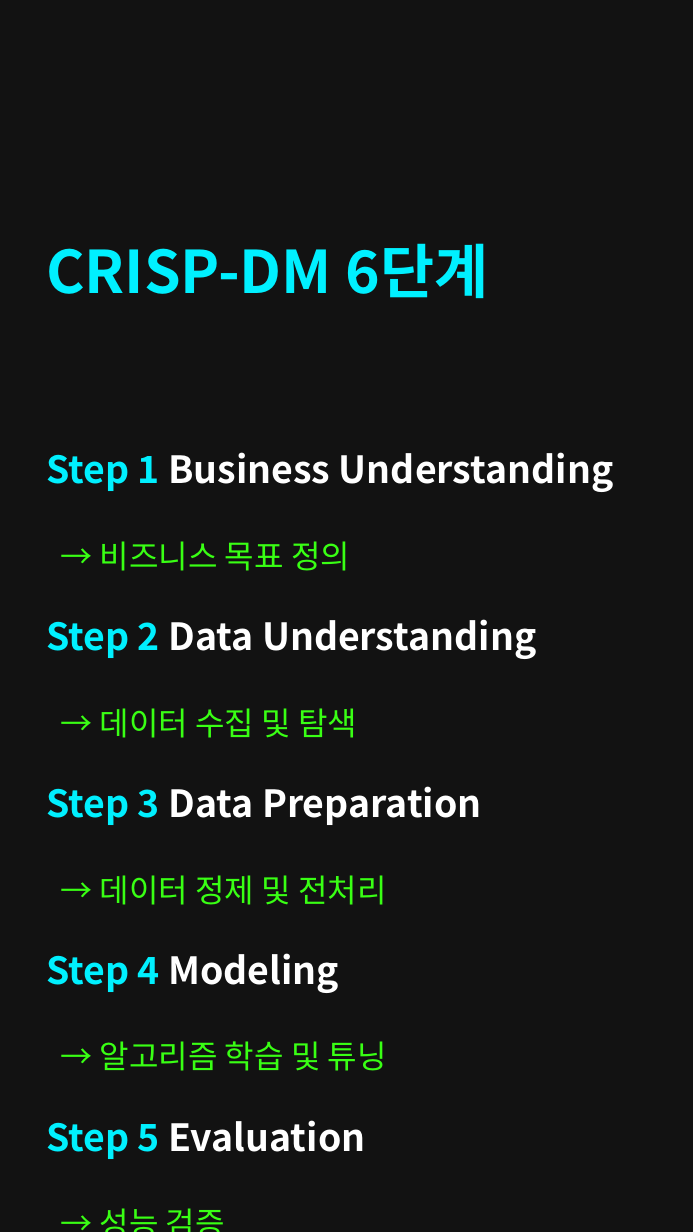
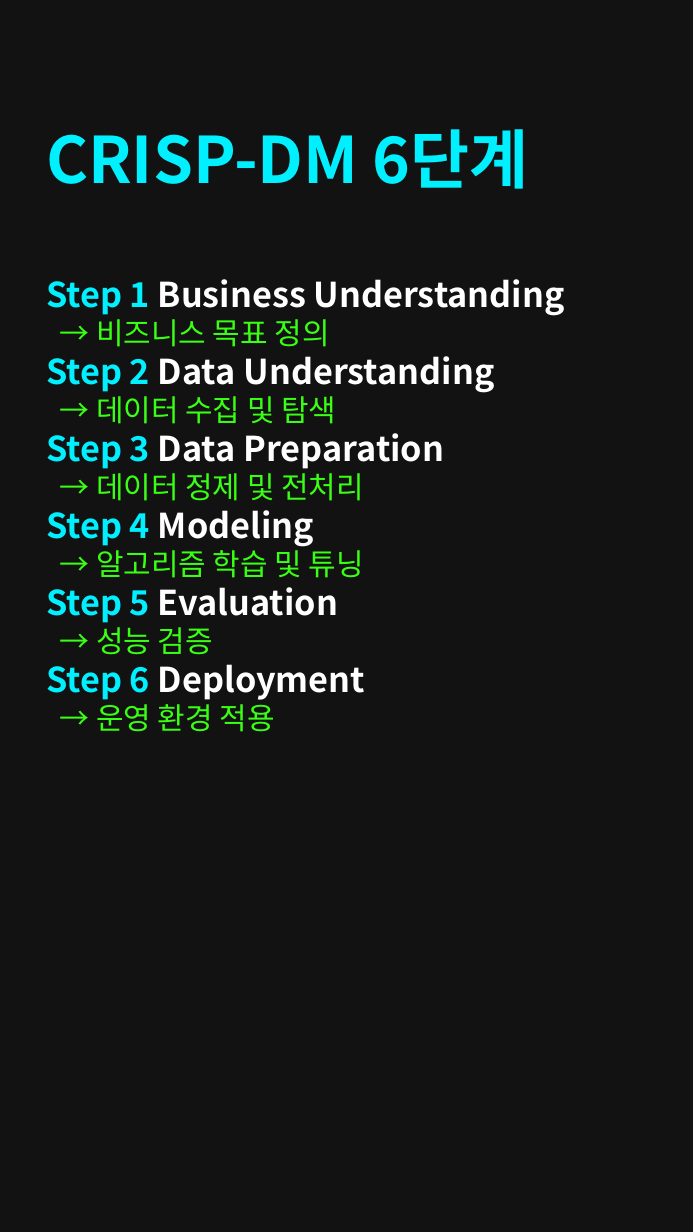
Before and after one commit to barobogi/AI_Global_Config, a slide deck: slide 3 of 63_youtube_creator/pipeline/output/crisp_dm_shorts.pptx. Drawn at 693x1232 pixels with LibreOffice and Linux fonts; fonts in the diff are those of the drawing. Boxes give left, top, right and bottom in pixels: in the first picture for what was removed or moved away, otherwise in the second. Text is boxed around its words. In the diff, an @@ line names an element or a change of style, - is before the commit and + after.

```diff
--- a/63_youtube_creator/pipeline/output/crisp_dm_shorts.pptx
+++ b/63_youtube_creator/pipeline/output/crisp_dm_shorts.pptx
@@ text "CRISP-DM 6단계": place and size @@
-text "CRISP-DM 6단계" at box(46, 243, 613, 1159)
+text "CRISP-DM 6단계" at box(46, 129, 565, 732)
@@ text "CRISP-DM 6단계" at box(46, 129, 565, 732): size 55 to 60 pt in "CRISP-DM 6단계"; size 35 to 32 pt in "Step 1 Business Understanding", "Step 2 Data Understanding", "Step 3 Data Preparation", "Step 4 Modeling" and 2 more places; size 30 to 28 pt in "→ 비즈니스 목표 정의", "→ 데이터 수집 및 탐색", "→ 데이터 정제 및 전처리", "→ 알고리즘 학습 및 튜닝" and 2 more places @@
```
Also in this commit, not shown: 6 other files.
